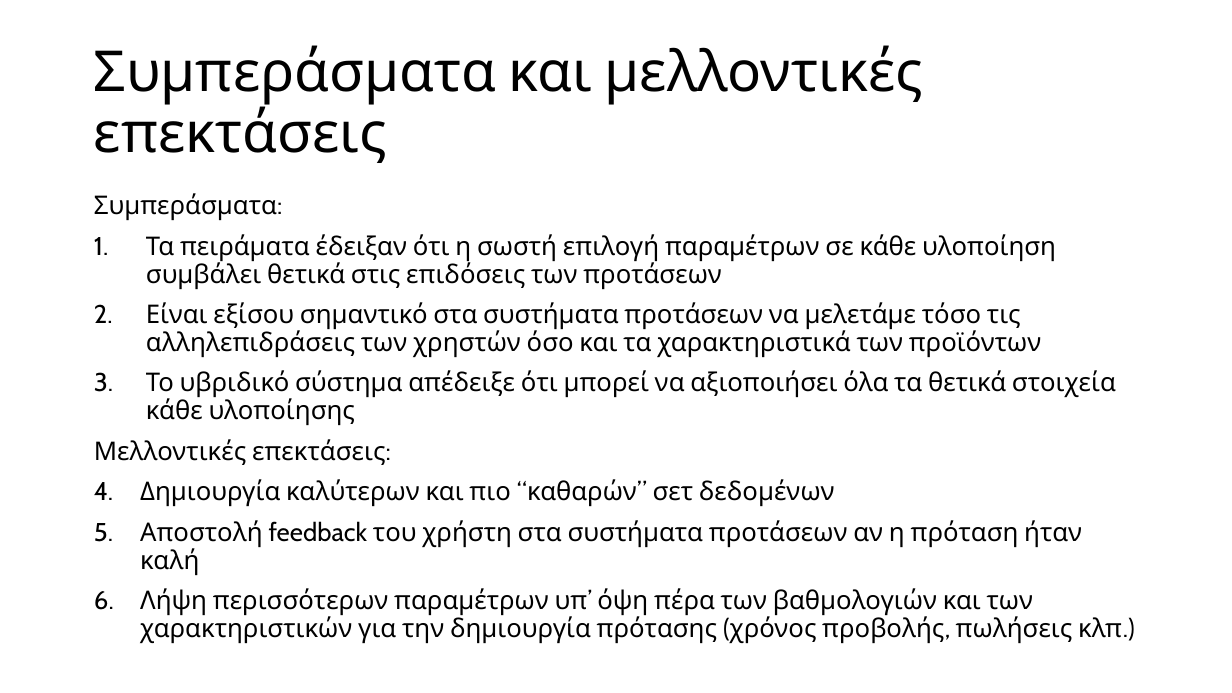
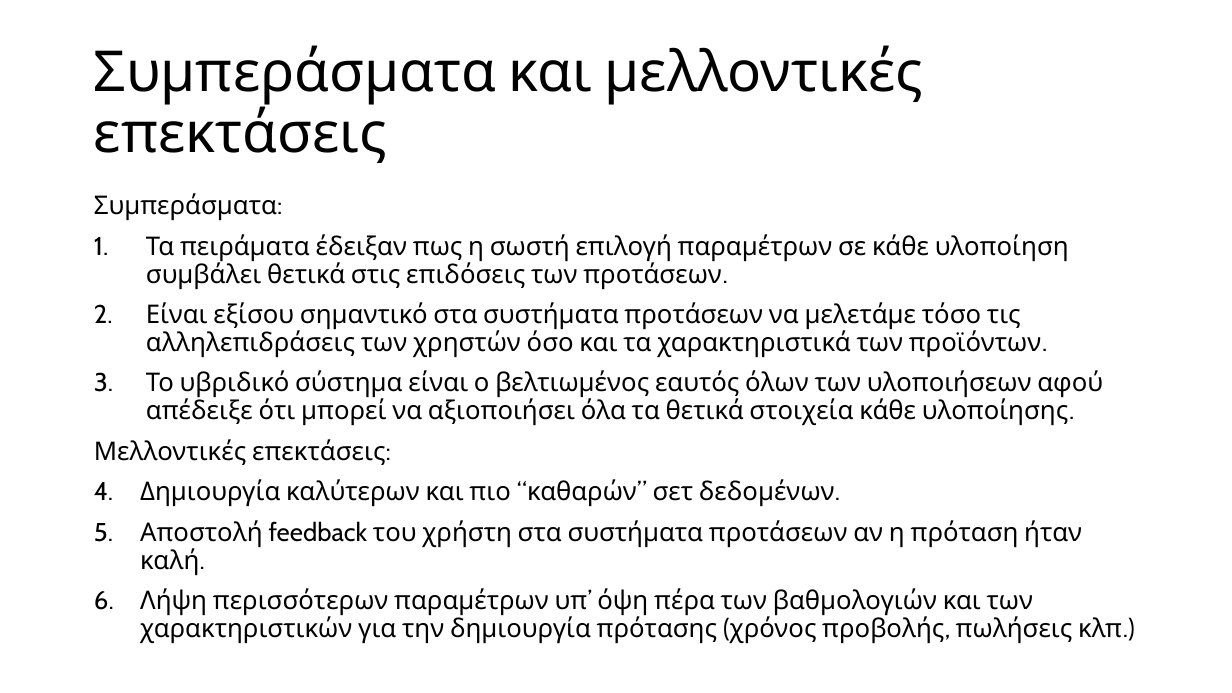
Before and after one commit to mpountou/General-Recommendation-Engine, a slide deck: slide 25 of παρουσίαση.pptx. Drawn at 1232x693 pixels with LibreOffice and Linux fonts; fonts in the diff are those of the drawing. Boxes give left, top, right and bottom in pixels: in the first picture for what was removed or moved away, otherwise in the second. Text is boxed around its words. In the diff, an @@ line names an element or a change of style, - is before the commit and + after.

```diff
--- a/παρουσίαση.pptx
+++ b/παρουσίαση.pptx
@@ text at bbox=[146, 234, 1103, 425]: text changed @@
-1. Τα πειράματα έδειξαν ότι η σωστή επιλογή παραμέτρων σε κάθε υλοποίηση συμβάλει θετικά στις επιδόσεις των προτάσεων
-2. Είναι εξίσου σημαντικό στα συστήματα προτάσεων να μελετάμε τόσο τις αλληλεπιδράσεις των χρηστών όσο και τα χαρακτηριστικά των προϊόντων
-3. Το υβριδικό σύστημα απέδειξε ότι μπορεί να αξιοποιήσει όλα τα θετικά στοιχεία κάθε υλοποίησης
+1. Τα πειράματα έδειξαν πως η σωστή επιλογή παραμέτρων σε κάθε υλοποίηση συμβάλει θετικά στις επιδόσεις των προτάσεων.
+2. Είναι εξίσου σημαντικό στα συστήματα προτάσεων να μελετάμε τόσο τις αλληλεπιδράσεις των χρηστών όσο και τα χαρακτηριστικά των προϊόντων.
+3. Το υβριδικό σύστημα είναι ο βελτιωμένος εαυτός όλων των υλοποιήσεων αφού απέδειξε ότι μπορεί να αξιοποιήσει όλα τα θετικά στοιχεία κάθε υλοποίησης.
@@ text at bbox=[140, 479, 1082, 575]: text changed @@
-1. Δημιουργία καλύτερων και πιο “καθαρών” σετ δεδομένων
-2. Αποστολή feedback του χρήστη στα συστήματα προτάσεων αν η πρόταση ήταν καλή
+1. Δημιουργία καλύτερων και πιο “καθαρών” σετ δεδομένων.
+2. Αποστολή feedback του χρήστη στα συστήματα προτάσεων αν η πρόταση ήταν καλή.
```
Also in this commit, not shown: 12 other slides changed, 1 slide added, 1 slide removed, 1 other file.
